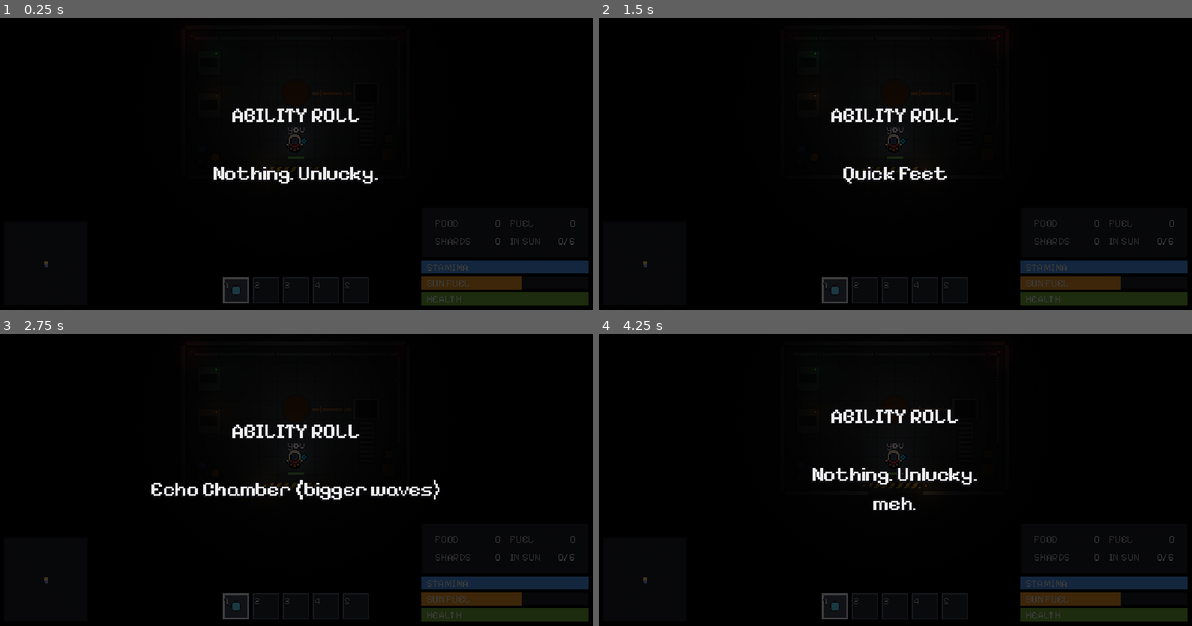
Above: before the commit, frames 1-4 (two rows, left to right).
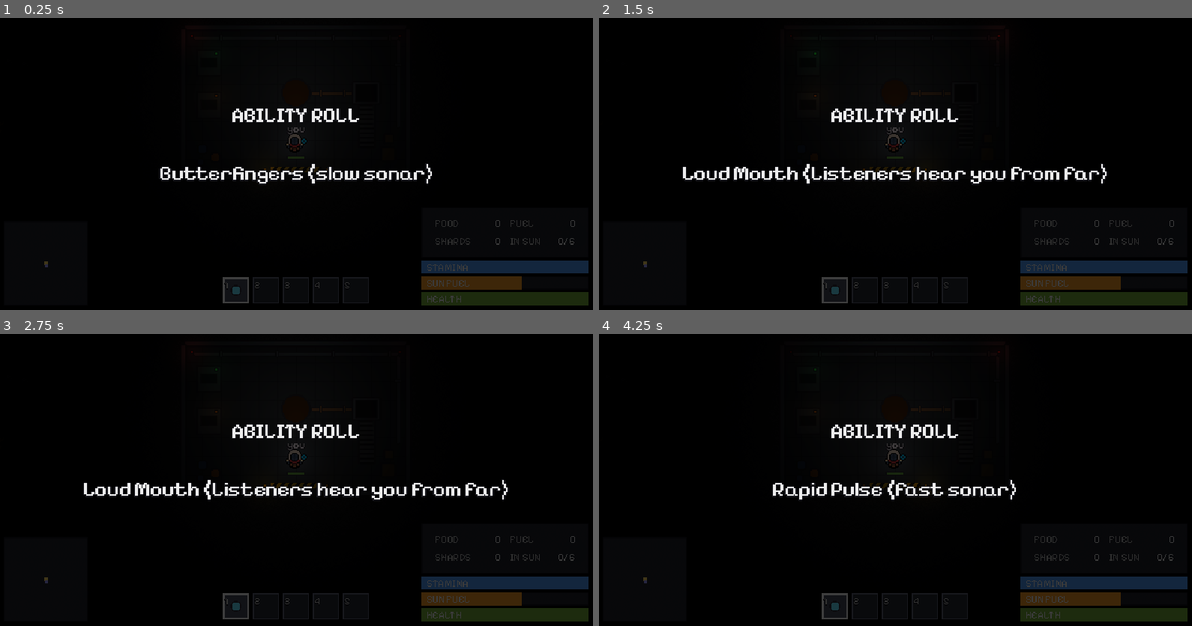
Above: after the commit, the same moments.

Repository: sirgavin211/sonar
Game: Godot game, scene res://main.tscn
Two runs of this game, one before a commit and one after it. Both use one fixed random seed, a clock stepped at 60 frames per second and the inputs below. Sound files missing from this copy of the repository are replaced by a short silence.
Inputs (mouse positions are in pixels of both pictures, inside the frame that each line leads up to):
- Up to frame 1 (0.25 s): no input
- Up to frame 2 (1.5 s): move the mouse to (1025, 128) at 0.52 s; hold D (move_right) 0.53-1.28 s; tap Space (confirm) at 0.6 s; move the mouse to (776, 161) at 1.27 s; hold Tab (backpack) from 1.28 s (still down); tap E (interact) at 1.35 s
- Up to frame 3 (2.75 s): move the mouse to (355, 386) at 2.02 s; release Tab (backpack) at 2.03 s; press the mouse at (355, 386) at 2.03 s; hold D (move_right) from 2.03 s (still down)
- Up to frame 4 (4.25 s): move the mouse to (865, 526) at 2.77 s; release D (move_right) at 2.78 s; release the mouse at (865, 526) at 2.78 s; hold W (move_up) 2.78-3.53 s; tap Shift (sprint) at 2.85 s; move the mouse to (1073, 512) at 3.52 s; hold A (move_left) from 3.53 s (still down); tap Space (confirm) at 3.6 s

The runs differ from the first frame. In frame 1, 1.4% of the frame differs, in the area x 26-73%, y 49-58%; in frame 2, 2.1%; in frame 3, 2.0%; in frame 4, 3.0%, in the area x 29-71%, y 25-61%.

Commit message:
ambience

Diff:
--- a/camp.gd
+++ b/camp.gd
@@ -5,3 +5,9 @@
 
 @onready var sun_core: SunCore = $SunCore
 @onready var hopper: Hopper = $Hopper
+
+
+# Inside the factory floor (the Plates rectangle).
+func contains(point: Vector2) -> bool:
+	var plates: Ground = $Plates
+	return Rect2(plates.position, plates.size).has_point(to_local(point))
--- a/listener.gd
+++ b/listener.gd
@@ -10,6 +10,8 @@
 @export var contact_damage := 12.0  # per second while touching
 @export var sight_radius := 250.0
 @export var turn_speed := 10.0  # how fast the sprite swings round to face where it's going
+@export var death_sound: AudioStream = preload("res://sound/Keith Ave.ogg")
+@export var death_volume_db := 12.0  # the clip is quiet (peaks at -12.7 dB); +12 is about as loud as it goes without clipping
 
 var health := 2
 var target: Player
@@ -66,9 +68,26 @@
 
 
 func take_hit(damage: int) -> void:
+	if is_queued_for_deletion():
+		return  # already dead this frame; don't die (or scream) twice
 	health -= damage
 	health_bar.ratio = float(health) / max_health
 	chasing = true
 	if health <= 0:
 		died.emit(self)
+		play_death_sound()
 		queue_free()
+
+
+# The Listener is freed right away, so the sound gets its own node at the death
+# spot that removes itself when done.
+func play_death_sound() -> void:
+	var sound := AudioStreamPlayer2D.new()
+	sound.stream = death_sound
+	sound.global_position = global_position
+	sound.volume_db = death_volume_db
+	sound.max_distance = 900.0
+	sound.attenuation = 0.5  # gentle falloff: sonar kills are usually far away
+	sound.finished.connect(sound.queue_free)
+	get_parent().add_child(sound)
+	sound.play()
--- a/main.gd
+++ b/main.gd
@@ -67,6 +67,8 @@
 @export var fuel_per_item := 10.0
 @export var fuel_drain := 0.4  # per second
 @export var interact_range := 80.0
+@export var ambience_db := -6.0  # loudness of the inside/outside ambience
+@export var ambience_fade := 0.5  # seconds to crossfade going through the door
 
 @export_group("Enemies")
 @export var start_listeners := 8
@@ -80,6 +82,9 @@
 ]
 
 @export_group("Start rolls")
+@export var spin_ticks := 35  # names flashed per roll
+@export var spin_fastest := 0.03  # seconds per name at the start
+@export var spin_slowest := 0.45  # seconds per name right before it lands
 # Mods are added to player stats. Weights don't need to sum to 100.
 @export var abilities: Array[Dictionary] = [
 	{"name": "Nothing. Unlucky.", "weight": 60, "tier": "none", "mods": {}},
@@ -118,6 +123,7 @@
 var shards_deposited := 0
 var stage := 1
 var boss_timer := -1.0  # < 0 means not counting
+var inside_mix := 1.0  # 1 = full factory ambience, 0 = full outside ambience; you start in camp
 
 
 func _ready() -> void:
@@ -256,13 +262,25 @@
 		await get_tree().process_frame
 
 
-# Slot-machine flicker that slows down, then lands on the result.
+# Slot machine: flashes names super fast, brakes hard at the end, and the last
+# name it slows onto is the result.
 func spin(title: String, options: Array, result: Dictionary) -> void:
-	for i in 25:
-		hud.show_message("%s\n\n%s" % [title, options.pick_random().name])
-		await get_tree().create_timer(0.03 + i * 0.008).timeout
+	var shown := ""
+	for i in spin_ticks:
+		var progress := i / float(spin_ticks - 1)  # 0 at the start .. 1 on the last tick
+		var name: String = result.name if i == spin_ticks - 1 else different_name(options, shown)
+		hud.show_message("%s\n\n%s" % [title, name])
+		shown = name
+		# Cubed so it stays fast for most of the spin, then slows down sharply at the end.
+		await get_tree().create_timer(lerpf(spin_fastest, spin_slowest, progress * progress * progress)).timeout
 	hud.show_message("%s\n\n%s\n%s" % [title, result.name, tier_flavor[result.tier]])
 	await get_tree().create_timer(1.5).timeout
+
+
+# Any option except the one on screen, so every tick visibly changes.
+func different_name(options: Array, current: String) -> String:
+	var others := options.filter(func(option): return option.name != current)
+	return others.pick_random().name
 
 
 func weighted_pick(options: Array) -> Dictionary:
@@ -289,6 +307,7 @@
 # --- Loop ---
 
 func _process(delta: float) -> void:
+	update_ambience(delta)
 	if not started or game_over:
 		return
 	sun_fuel -= fuel_drain * delta
@@ -307,6 +326,14 @@
 			spawn_boss()
 
 
+# Both loops always run; walking through the door crossfades between them.
+func update_ambience(delta: float) -> void:
+	var target := 1.0 if camp.contains(player.global_position) else 0.0
+	inside_mix = move_toward(inside_mix, target, delta / ambience_fade)
+	$InsideAmbience.volume_db = ambience_db + linear_to_db(inside_mix)
+	$OutsideAmbience.volume_db = ambience_db + linear_to_db(1.0 - inside_mix)
+
+
 func _unhandled_input(event: InputEvent) -> void:
 	if event.is_action_pressed("restart"):
 		get_tree().reload_current_scene()
--- a/main.tscn
+++ b/main.tscn
@@ -1,10 +1,22 @@
-[gd_scene load_steps=3 format=3]
+[gd_scene load_steps=5 format=3]
 
 [ext_resource type="Script" path="res://main.gd" id="1"]
 [ext_resource type="AudioStream" path="res://sound/Next Level.mp3" id="2"]
+[ext_resource type="AudioStream" path="res://sound/InterriorAmbience.mp3" id="3"]
+[ext_resource type="AudioStream" path="res://sound/OutsideAmbience.mp3" id="4"]
 
 [node name="Main" type="Node2D"]
 script = ExtResource("1")
 
 [node name="StageUpSound" type="AudioStreamPlayer" parent="."]
 stream = ExtResource("2")
+
+[node name="InsideAmbience" type="AudioStreamPlayer" parent="."]
+stream = ExtResource("3")
+volume_db = -80.0
+autoplay = true
+
+[node name="OutsideAmbience" type="AudioStreamPlayer" parent="."]
+stream = ExtResource("4")
+volume_db = -80.0
+autoplay = true
Not shown, added: sound/InterriorAmbience.mp3.import
Not shown, added: sound/Keith Ave.ogg.import
Not shown, added: sound/OutsideAmbience.mp3.import
Not shown, added: Keith Ave.m4a
Not shown, added: sound/Keith Ave.ogg
Not shown, changed: sound/sound.md
